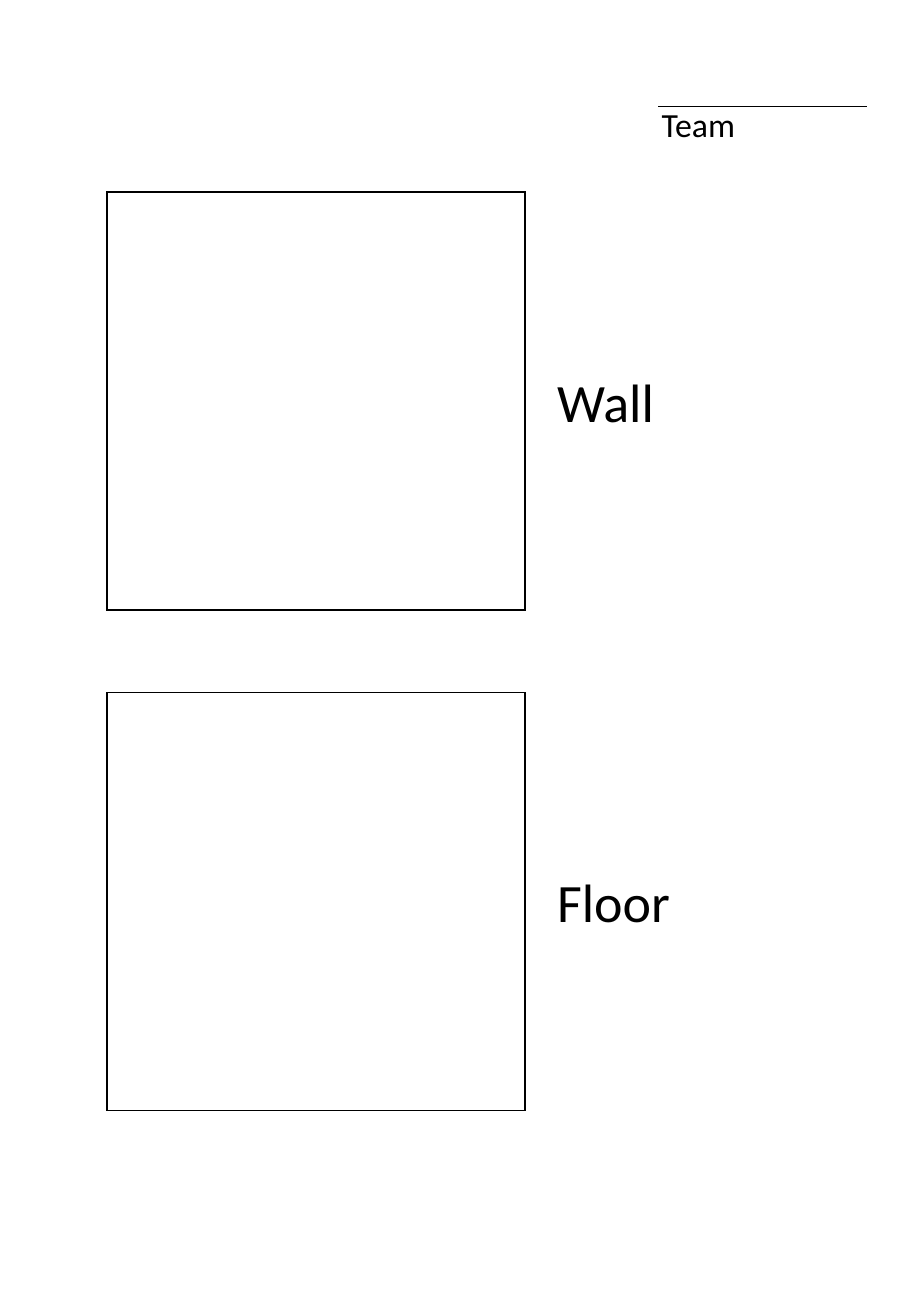
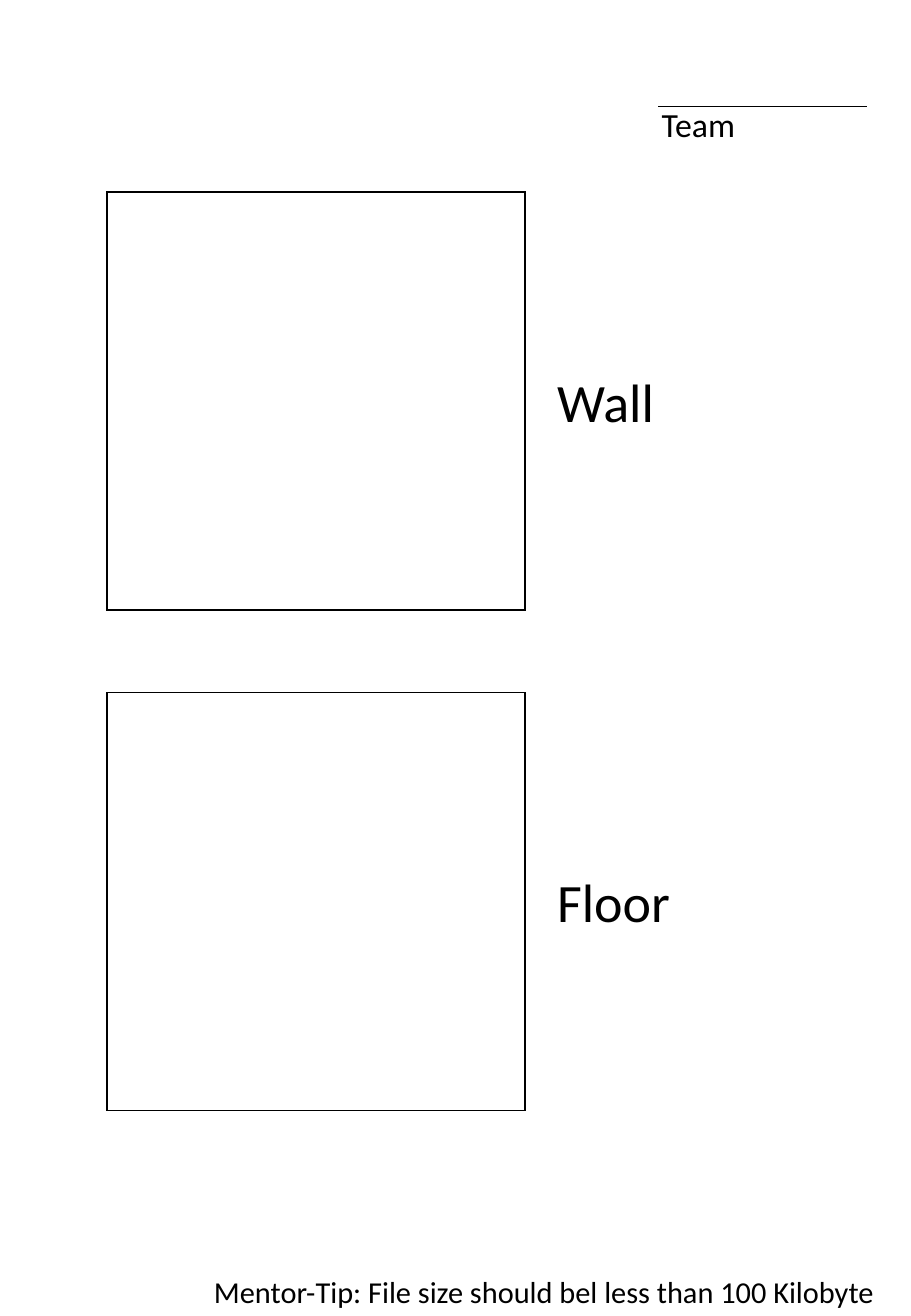
Before and after one commit to Devoxx4KidsDE/workshop-maze-vr, a slide deck: slide 3 of presentation/en/workshop2/workshop2-maze-vr_handout_en.pptx. Drawn at 911x1316 pixels with LibreOffice and Linux fonts; fonts in the diff are those of the drawing. Boxes give left, top, right and bottom in pixels: in the first picture for what was removed or moved away, otherwise in the second. Text is boxed around its words. In the diff, an @@ line names an element or a change of style, - is before the commit and + after.

Commit message:
added info to keep image size below 100Kbytes

```diff
--- a/presentation/en/workshop2/workshop2-maze-vr_handout_en.pptx
+++ b/presentation/en/workshop2/workshop2-maze-vr_handout_en.pptx
@@ text added at [214,1282,873,1308], 18 pt, text #000000 @@
+Mentor-Tip: File size should bel less than 100 Kilobyte
```
Also in this commit, not shown: 5 other files.
